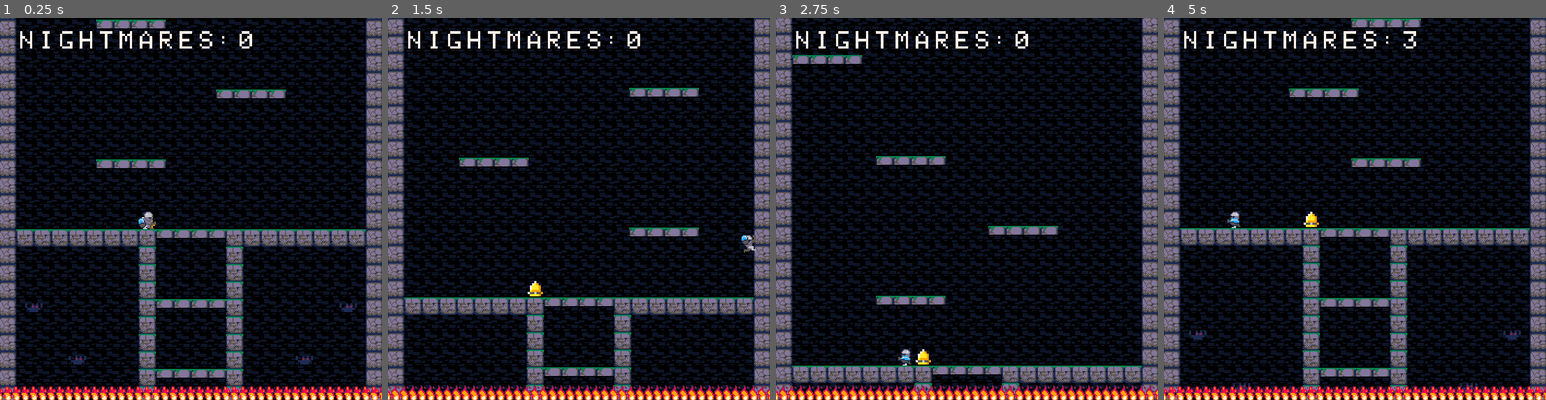
Above: before the commit, frames 1-4 (left to right).
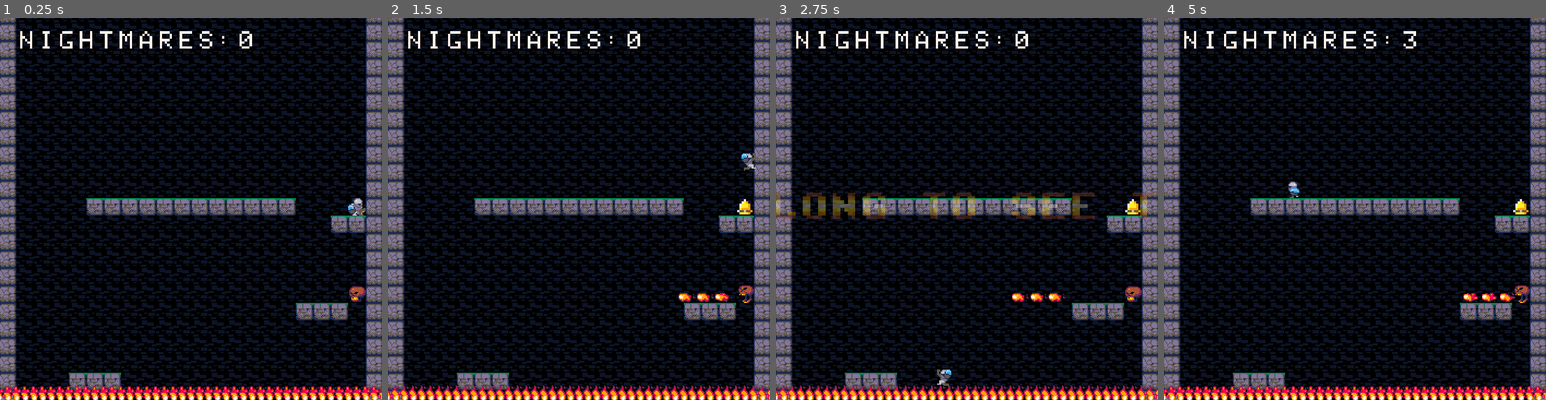
Above: after the commit, the same moments.

Repository: toadkarter/ToyBoxJam2023
Game: Godot game, scene res://Scenes/Game/Main/main.tscn
The game is run twice, just before and just after one commit, with the same random seed, the same clock (stepped at 60 frames per second) and the same inputs.
Inputs:
- Up to frame 1 (0.25 s): no input
- Up to frame 2 (1.5 s): hold Right (move_right) from 0.53 s (still down); tap Space (jump) at 0.77 s
- Up to frame 3 (2.75 s): tap Space (jump) at 1.52 s; release Right (move_right) at 2.03 s; hold Left (move_left) from 2.03 s (still down)
- Up to frame 4 (5 s): release Left (move_left) at 2.78 s; hold Right (move_right) 2.78-4.28 s; tap Space (jump) at 3.02, 3.77, 4.52 s; hold Left (move_left) from 4.28 s (still down)

The runs differ from the first frame. In frame 1, 56% of the frame differs, in the area x 0-100%, y 0-100%; in frame 2, 55%; in frame 3, 55%; in frame 4, 56%.

Commit message:
Hacking in a way to reset skull projectiles on death

Diff:
--- a/Scenes/Enemies/Skull/skull.gd
+++ b/Scenes/Enemies/Skull/skull.gd
@@ -14,20 +14,18 @@
 
 func _ready() -> void:
 	animations.animation_finished.connect(_on_animation_finished)
-	await get_tree().create_timer(seconds_before_starting_emissions).timeout
-
-	_emit_projectiles()
+	_init_projectiles()
 
 
 func _emit_projectiles() -> void:
 	animations.play("attack")
 	for i in range(num_projectiles_per_emission):
 		_spawn_projectile()
-		await get_tree().create_timer(seconds_between_projectile).timeout
+		await _run_timer(seconds_between_projectile)
 
 
 func _on_animation_finished() -> void:
-	await get_tree().create_timer(seconds_between_emission).timeout
+	await _run_timer(seconds_between_emission)
 	_emit_projectiles()
 
 
@@ -36,3 +34,29 @@
 	add_child(projectile)
 	projectile.position = projectile_spawn_location.position
 	projectile.push(projectile_speed)
+
+
+func _init_projectiles() -> void:
+	await _run_timer(seconds_before_starting_emissions)
+	_emit_projectiles()
+
+
+func reset_state() -> void:
+	animations.stop()
+	for node in get_children():
+		var timer: Timer = node as Timer
+		if !is_instance_valid(timer) or timer.is_queued_for_deletion():
+			continue
+		timer.paused = true
+
+	_init_projectiles()
+
+
+func _run_timer(seconds: float) -> void:
+	var timer: Timer = Timer.new()
+	add_child(timer)
+	timer.wait_time = seconds
+	timer.one_shot = true
+	timer.start()
+	await timer.timeout
+	timer.queue_free()
--- a/Scenes/Enemies/Skull/skull.tscn
+++ b/Scenes/Enemies/Skull/skull.tscn
@@ -51,7 +51,7 @@
 radius = 7.0
 height = 18.0
 
-[node name="Skull" type="StaticBody2D" groups=["Enemy"]]
+[node name="Skull" type="StaticBody2D" groups=["Enemy", "Resettable"]]
 collision_layer = 2
 script = ExtResource("1_a8cha")
 projectile_scene = ExtResource("2_4tnh8")
--- a/Scenes/level.tscn
+++ b/Scenes/level.tscn
@@ -187,7 +187,9 @@
 format = 2
 layer_0/tile_data = PackedInt32Array(1114116, 65536, 0, 1114117, 65536, 0, 1114118, 65536, 0, 1114119, 65536, 0, 111412 …(126751 unchanged characters)…
 script = ExtResource("2_7nbtq")
-debug_start_at_checkpoint_number = 3
+debug_stop_scrolling = true
+debug_start_at_checkpoint_number = 5
+debug_stop_music = true
 player_scene = ExtResource("2_kb2gi")
 checkpoints = [NodePath("Checkpoint1"), NodePath("Checkpoint2"), NodePath("Checkpoint3"), NodePath("Checkpoint4"), NodePath("Checkpoint5"), NodePath("Checkpoint6")]
 death_texts = Array[String](["My will falters", "I must go on", "I long to see the sky"])
@@ -1394,6 +1396,7 @@
 
 [node name="[7] SingleWithBats" type="Node2D" parent="."]
 position = Vector2(0, -2208)
+metadata/_edit_group_ = true
 
 [node name="Start" type="Line2D" parent="[7] SingleWithBats" groups=["Debug"]]
 points = PackedVector2Array(80, 272, 400, 272)
@@ -1488,6 +1491,68 @@
 seconds_between_emission = 6.0
 seconds_before_starting_emissions = 0.4
 
+[node name="[8] SkullsAndBats" type="Node2D" parent="."]
+position = Vector2(0, -2896)
+
+[node name="Start" type="Line2D" parent="[8] SkullsAndBats" groups=["Debug"]]
+points = PackedVector2Array(80, 272, 400, 272)
+width = 1.0
+
+[node name="Start2" type="Line2D" parent="[8] SkullsAndBats" groups=["Debug"]]
+position = Vector2(0, -320)
+points = PackedVector2Array(80, 272, 400, 272)
+width = 1.0
+
+[node name="RegularBlocks" type="Node2D" parent="[8] SkullsAndBats"]
+
+[node name="regular_body" parent="[8] SkullsAndBats/RegularBlocks" instance=ExtResource("7_e0ir6")]
+position = Vector2(216, 264)
+
+[node name="regular_body2" parent="[8] SkullsAndBats/RegularBlocks" instance=ExtResource("7_e0ir6")]
+position = Vector2(232, 264)
+
+[node name="regular_body3" parent="[8] SkullsAndBats/RegularBlocks" instance=ExtResource("7_e0ir6")]
+position = Vector2(248, 264)
+
+[node name="regular_body4" parent="[8] SkullsAndBats/RegularBlocks" instance=ExtResource("7_e0ir6")]
+position = Vector2(264, 264)
+
+[node name="regular_body5" parent="[8] SkullsAndBats/RegularBlocks" instance=ExtResource("7_e0ir6")]
+position = Vector2(152, 264)
+
+[node name="regular_body6" parent="[8] SkullsAndBats/RegularBlocks" instance=ExtResource("7_e0ir6")]
+position = Vector2(168, 264)
+
+[node name="regular_body7" parent="[8] SkullsAndBats/RegularBlocks" instance=ExtResource("7_e0ir6")]
+position = Vector2(184, 264)
+
+[node name="regular_body8" parent="[8] SkullsAndBats/RegularBlocks" instance=ExtResource("7_e0ir6")]
+position = Vector2(200, 264)
+
+[node name="regular_body9" parent="[8] SkullsAndBats/RegularBlocks" instance=ExtResource("7_e0ir6")]
+position = Vector2(280, 264)
+
+[node name="regular_body10" parent="[8] SkullsAndBats/RegularBlocks" instance=ExtResource("7_e0ir6")]
+position = Vector2(296, 264)
+
+[node name="regular_body11" parent="[8] SkullsAndBats/RegularBlocks" instance=ExtResource("7_e0ir6")]
+position = Vector2(312, 264)
+
+[node name="regular_body12" parent="[8] SkullsAndBats/RegularBlocks" instance=ExtResource("7_e0ir6")]
+position = Vector2(328, 264)
+
+[node name="regular_body13" parent="[8] SkullsAndBats/RegularBlocks" instance=ExtResource("7_e0ir6")]
+position = Vector2(280, 264)
+
+[node name="regular_body14" parent="[8] SkullsAndBats/RegularBlocks" instance=ExtResource("7_e0ir6")]
+position = Vector2(296, 264)
+
+[node name="regular_body15" parent="[8] SkullsAndBats/RegularBlocks" instance=ExtResource("7_e0ir6")]
+position = Vector2(312, 264)
+
+[node name="regular_body16" parent="[8] SkullsAndBats/RegularBlocks" instance=ExtResource("7_e0ir6")]
+position = Vector2(328, 264)
+
 [node name="Firewall" parent="." instance=ExtResource("6_wqu57")]
 position = Vector2(48, 400)
 
